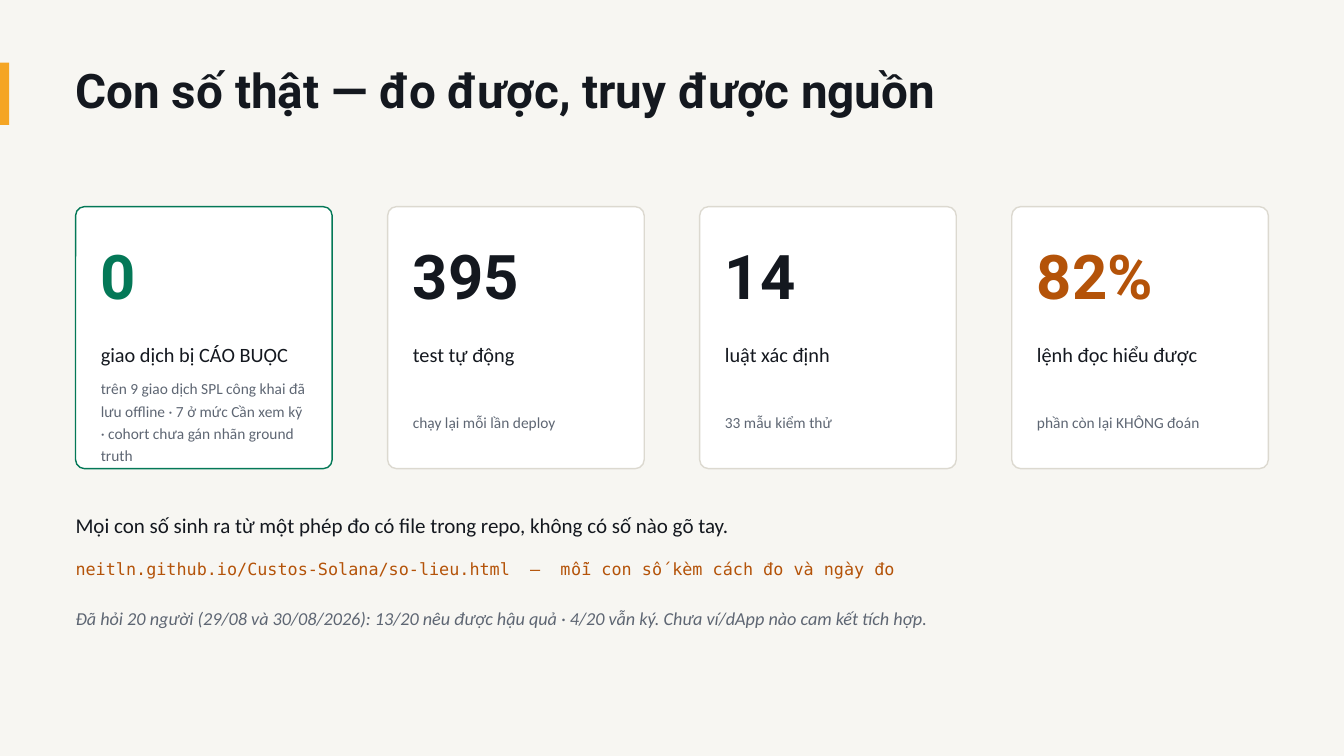
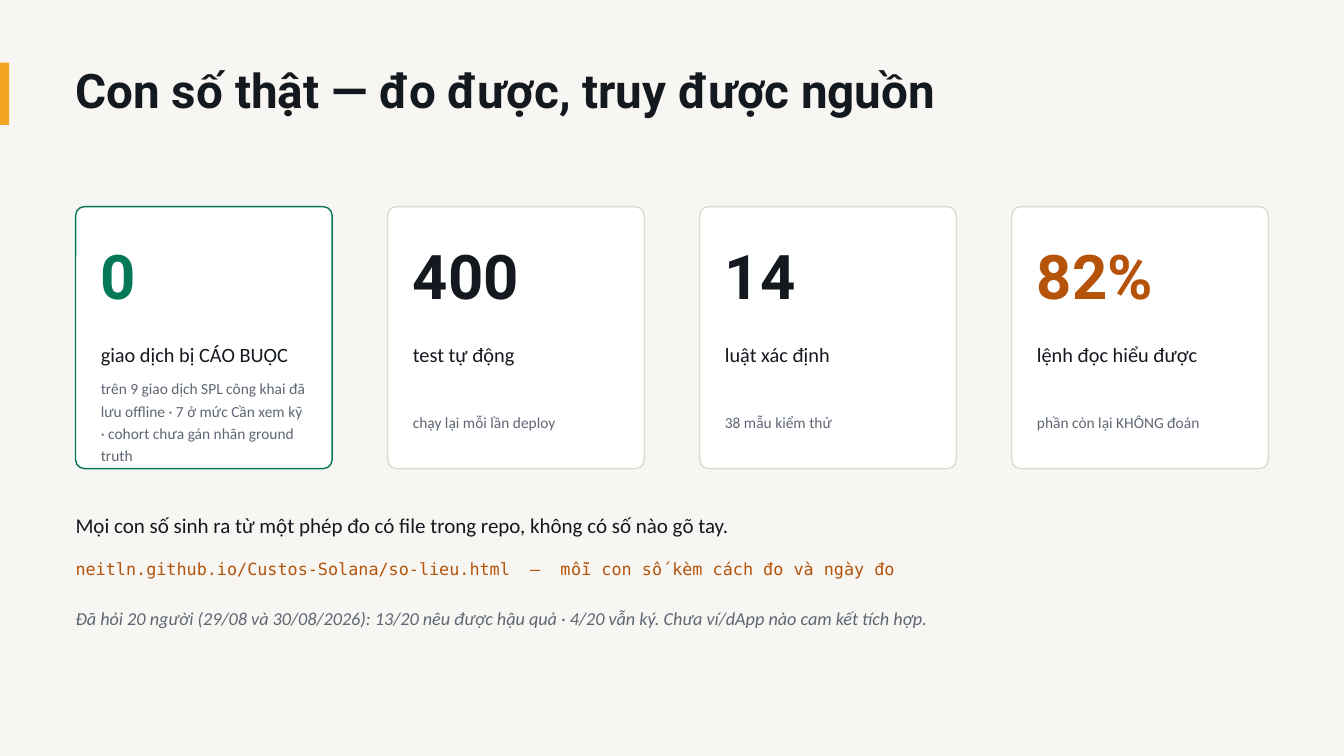
Before and after one commit to NeitLN/Custos-Solana, a slide deck: slide 9 of docs/nop-bai/CUSTOS-PITCH.pptx. Drawn at 1344x756 pixels with LibreOffice and Linux fonts; fonts in the diff are those of the drawing. Boxes give left, top, right and bottom in pixels: in the first picture for what was removed or moved away, otherwise in the second. Text is boxed around its words. In the diff, an @@ line names an element or a change of style, - is before the commit and + after.

```diff
--- a/docs/nop-bai/CUSTOS-PITCH.pptx
+++ b/docs/nop-bai/CUSTOS-PITCH.pptx
@@ text at (413, 254, 519, 300): text changed @@
-395
+400
@@ text at (725, 415, 832, 428): text changed @@
-33 mẫu kiểm thử
+38 mẫu kiểm thử
```
Also in this commit, not shown: 8 other files.
